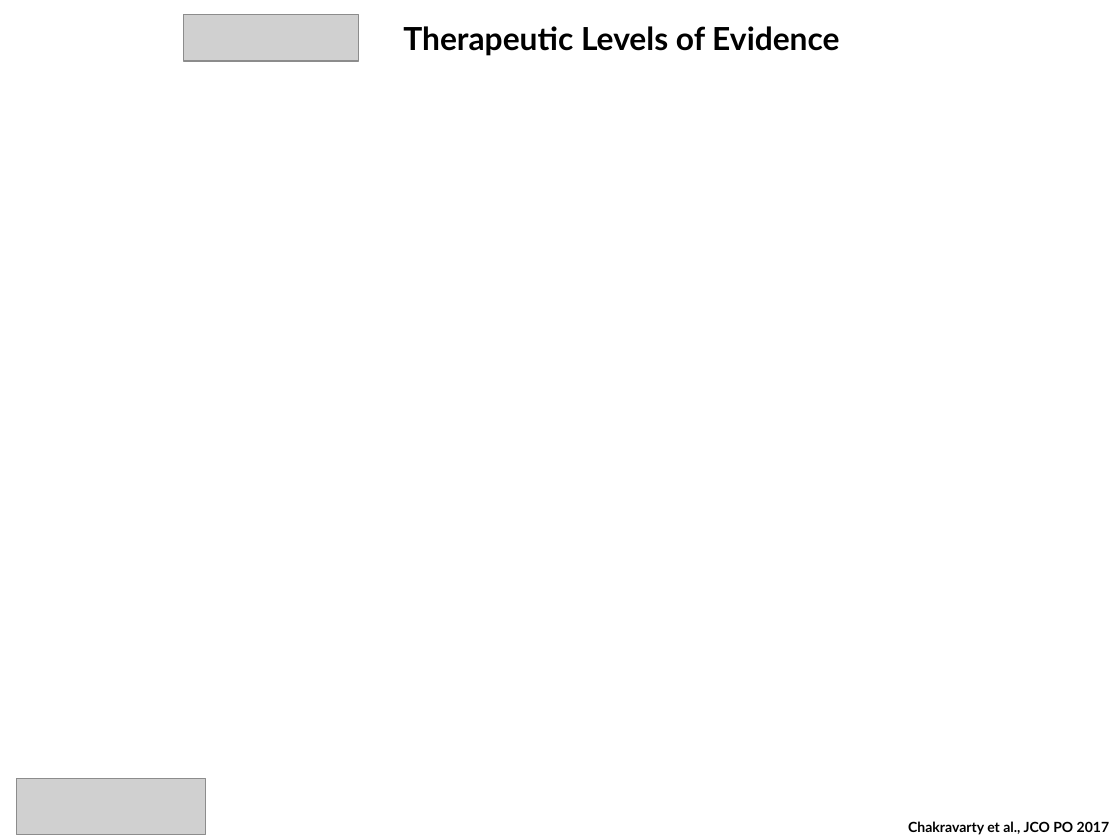
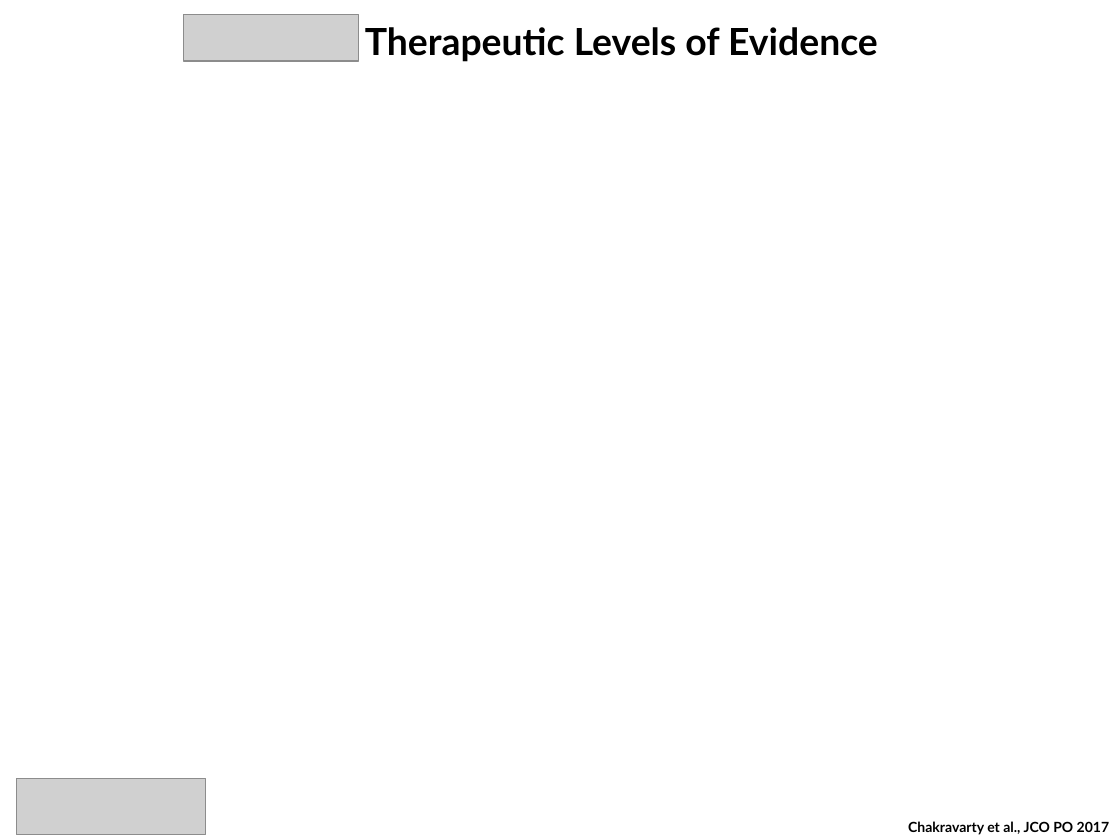
Before and after one commit to oncokb/oncokb-public, a slide deck: slide 1 of src/main/webapp/content/files/levelOfEvidence/V2/LevelsOfEvidence.ppt. Drawn at 1120x840 pixels with LibreOffice and Linux fonts; fonts in the diff are those of the drawing; grey boxes stand for pictures; background and template pictures are left out. Boxes give left, top, right and bottom in pixels: in the first picture for what was removed or moved away, otherwise in the second. Text is boxed around its words. In the diff, an @@ line names an element or a change of style, - is before the commit and + after.

```diff
--- a/src/main/webapp/content/files/levelOfEvidence/V2/LevelsOfEvidence.ppt
+++ b/src/main/webapp/content/files/levelOfEvidence/V2/LevelsOfEvidence.ppt
@@ text "Therapeutic Levels of Evidence" at [365,27,878,62]: size 20.4 to 24 pt; line spacing 0.9 to 1 @@
```
Also in this commit, not shown: 4 other files.
